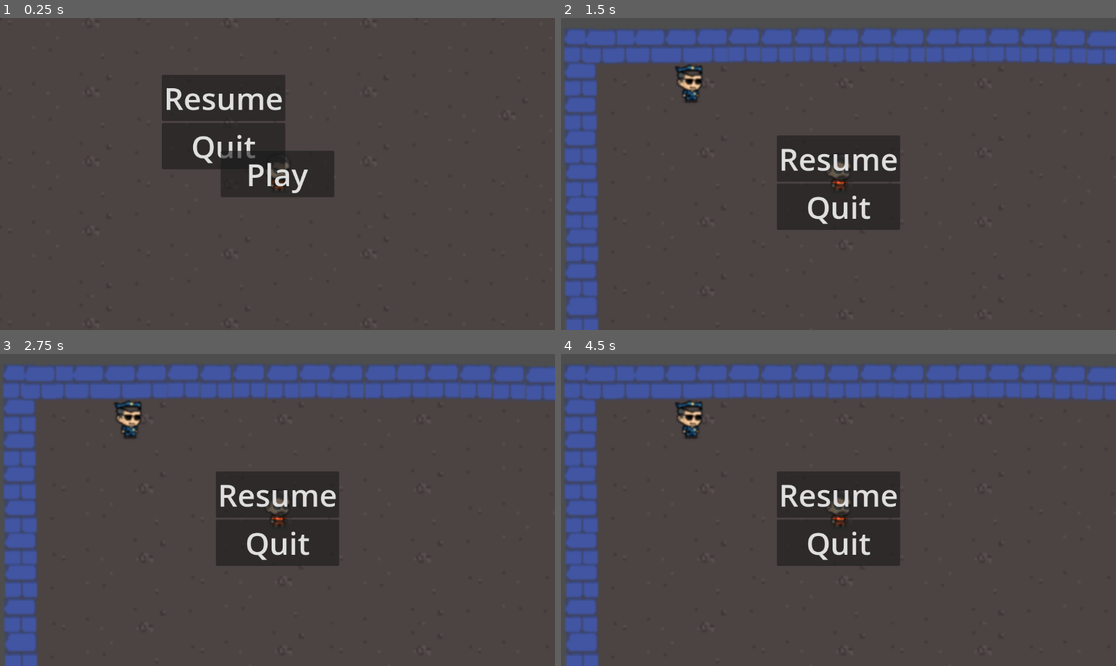
Above: before the commit, frames 1-4 (two rows, left to right).
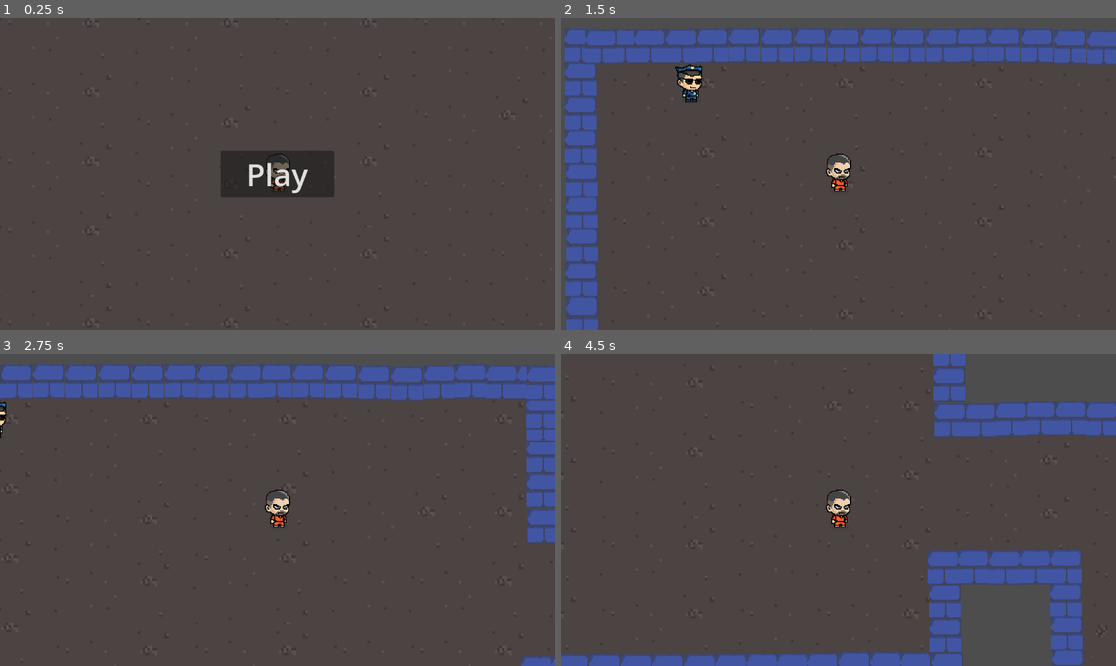
Above: after the commit, the same moments.

Repository: PrisonEscapeGame/main
Game: Godot game, scene res://main.tscn
Two runs of this game, one before a commit and one after it. Both use one fixed random seed, a clock stepped at 60 frames per second and the inputs below.
Inputs (mouse positions are in pixels of both pictures, inside the frame that each line leads up to):
- Up to frame 1 (0.25 s): no input
- Up to frame 2 (1.5 s): click (783, 99) at 0.5 s, where only the run before the commit has a clickable "Resume"; click "Play" at 1.25 s
- Up to frame 3 (2.75 s): tap Enter at 2 s; move the mouse to (399, 494) at 2.02 s; hold D (move_right) from 2.03 s (still down)
- Up to frame 4 (4.5 s): move the mouse to (727, 525) at 2.77 s; release D (move_right) at 2.78 s; hold S (move_down) 2.78-3.53 s; move the mouse to (894, 441) at 3.52 s; hold D (move_right) 3.53-4.28 s; move the mouse to (810, 572) at 4.27 s; hold W (move_up) from 4.28 s (still down)

The runs differ from the first frame. In frame 1, 5.8% of the frame differs, in the area x 29-53%, y 18-56%; in frame 2, 7.1%; in frame 3, 17%; in frame 4, 34%, in the area x 0-100%, y 0-100%.

Commit message:
Started the dialog interface

Diff:
--- a/Main.gd
+++ b/Main.gd
@@ -13,10 +13,10 @@
 
 func pauseMenu():
 	if paused:
-		$PauseMenu.hide()
+		$Player2/FollowCam/PauseMenu.hide()
 		Engine.time_scale = 1
 	else:
-		$PauseMenu.show()
+		$Player2/FollowCam/PauseMenu.show()
 		Engine.time_scale = 0
 
 	paused = !paused
--- /dev/null
+++ b/dialogues/dialogue.gd
@@ -0,0 +1,6 @@
+extends CanvasLayer
+
+
+# Called when the node enters the scene tree for the first time.
+func _ready():
+	hide()
--- /dev/null
+++ b/dialogues/dialogue.tscn
@@ -0,0 +1,35 @@
+[gd_scene load_steps=3 format=3 uid="uid://dhpqq2c16iob0"]
+
+[ext_resource type="Script" path="res://dialogues/dialogue.gd" id="1_17l8c"]
+[ext_resource type="Texture2D" uid="uid://4h5u1jeufc4b" path="res://assets/dialogueBox2.png" id="1_gllsf"]
+
+[node name="Dialogue" type="CanvasLayer"]
+script = ExtResource("1_17l8c")
+
+[node name="NinePatchRect" type="NinePatchRect" parent="."]
+offset_left = 34.0
+offset_top = 485.0
+offset_right = 1196.0
+offset_bottom = 656.0
+scale = Vector2(0.931969, 0.911335)
+texture = ExtResource("1_gllsf")
+patch_margin_left = 1
+
+[node name="Name" type="RichTextLabel" parent="NinePatchRect"]
+layout_mode = 0
+offset_left = 53.0
+offset_top = 13.0
+offset_right = 285.0
+offset_bottom = 38.0
+theme_override_colors/default_color = Color(0, 0, 0, 1)
+text = "Name"
+
+[node name="Text" type="RichTextLabel" parent="NinePatchRect"]
+layout_mode = 0
+offset_left = 56.0
+offset_top = 47.0
+offset_right = 1120.0
+offset_bottom = 153.0
+theme_override_colors/default_color = Color(0, 0, 0, 1)
+text = "Test
+"
--- a/main.tscn
+++ b/main.tscn
@@ -6,6 +6,7 @@
 [ext_resource type="PackedScene" uid="uid://df74twkh5djil" path="res://hud.tscn" id="2_ucm7d"]
 [ext_resource type="PackedScene" uid="uid://dolbxgpicb72h" path="res://guard_2.tscn" id="3_bw0sh"]
 [ext_resource type="PackedScene" uid="uid://b5ucihlf5tyhp" path="res://pause_menu.tscn" id="5_ugiyy"]
+[ext_resource type="PackedScene" uid="uid://dhpqq2c16iob0" path="res://dialogues/dialogue.tscn" id="6_qkljw"]
 [ext_resource type="PackedScene" uid="uid://cpj6yun1a51ru" path="res://level.tscn" id="6_ugln6"]
 
 [sub_resource type="TileSetAtlasSource" id="TileSetAtlasSource_lo3vl"]
@@ -353,6 +354,16 @@
 position = Vector2(687, 433)
 
 [node name="FollowCam" type="Camera2D" parent="Player2"]
+scale = Vector2(1.0022, 0.991689)
+
+[node name="PauseMenu" parent="Player2/FollowCam" instance=ExtResource("5_ugiyy")]
+visible = false
+offset_left = -131.711
+offset_top = -118.989
+offset_right = -131.711
+offset_bottom = -118.989
+
+[node name="Dialogue" parent="Player2/FollowCam" instance=ExtResource("6_qkljw")]
 
 [node name="Guard2" parent="." instance=ExtResource("3_bw0sh")]
 position = Vector2(264, 121)
@@ -364,16 +375,5 @@
 
 [node name="HUD" parent="." instance=ExtResource("2_ucm7d")]
 
-[node name="PauseMenu" parent="." instance=ExtResource("5_ugiyy")]
-anchors_preset = 8
-anchor_left = 0.5
-anchor_top = 0.5
-anchor_right = 0.5
-anchor_bottom = 0.5
-offset_left = -129.0
-offset_top = -97.0
-offset_right = -129.0
-offset_bottom = -97.0
-
 [connection signal="timeout" from="StartTimer" to="." method="_on_start_timer_timeout"]
 [connection signal="play_game" from="HUD" to="." method="play_game"]
--- a/pause_menu.gd
+++ b/pause_menu.gd
@@ -1,6 +1,6 @@
 extends Control
 
-@onready var main = $"../"
+@onready var main = $"/root/Main"
 
 func _on_resume_pressed():
 	main.pauseMenu()
--- a/pause_menu.tscn
+++ b/pause_menu.tscn
@@ -9,24 +9,27 @@
 
 [node name="PauseMenu" type="Control"]
 layout_mode = 3
-anchors_preset = 15
-anchor_right = 1.0
-anchor_bottom = 1.0
-offset_left = 4.0
-offset_top = 1.0
-offset_right = -885.0
-offset_bottom = -446.0
+anchors_preset = 8
+anchor_left = 0.5
+anchor_top = 0.5
+anchor_right = 0.5
+anchor_bottom = 0.5
+offset_left = -129.0
+offset_top = -94.0
+offset_right = -129.0
+offset_bottom = -94.0
 grow_horizontal = 2
 grow_vertical = 2
 script = ExtResource("1_5rjmu")
+metadata/_edit_group_ = true
 
 [node name="ColorRect" type="ColorRect" parent="."]
 material = SubResource("ShaderMaterial_78sbr")
 layout_mode = 0
-offset_left = -473.0
-offset_top = -298.0
-offset_right = 1726.0
-offset_bottom = 872.0
+offset_left = -2468.0
+offset_top = -1442.0
+offset_right = 3409.0
+offset_bottom = 2058.0
 
 [node name="MarginContainer" type="MarginContainer" parent="."]
 layout_mode = 0
Binary file added: assets/dialogueBox.png
Not shown, added: assets/dialogueBox.png.import
Binary file added: assets/dialogueBox2.png
Not shown, added: assets/dialogueBox2.png.import
Not shown: 1 places in main.tscn that only renumber resources
